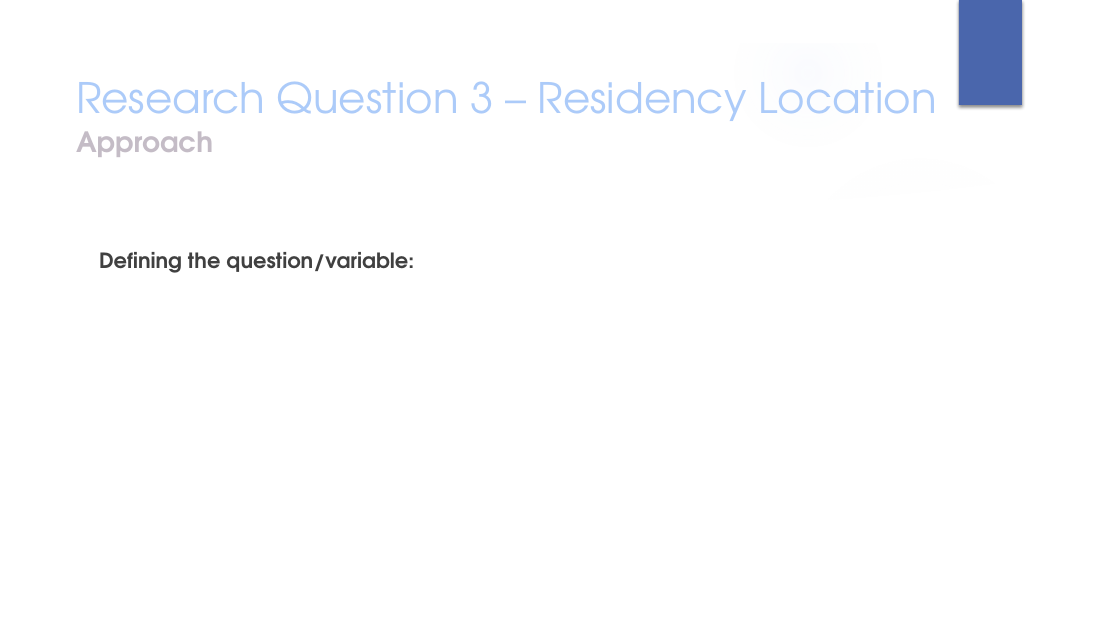
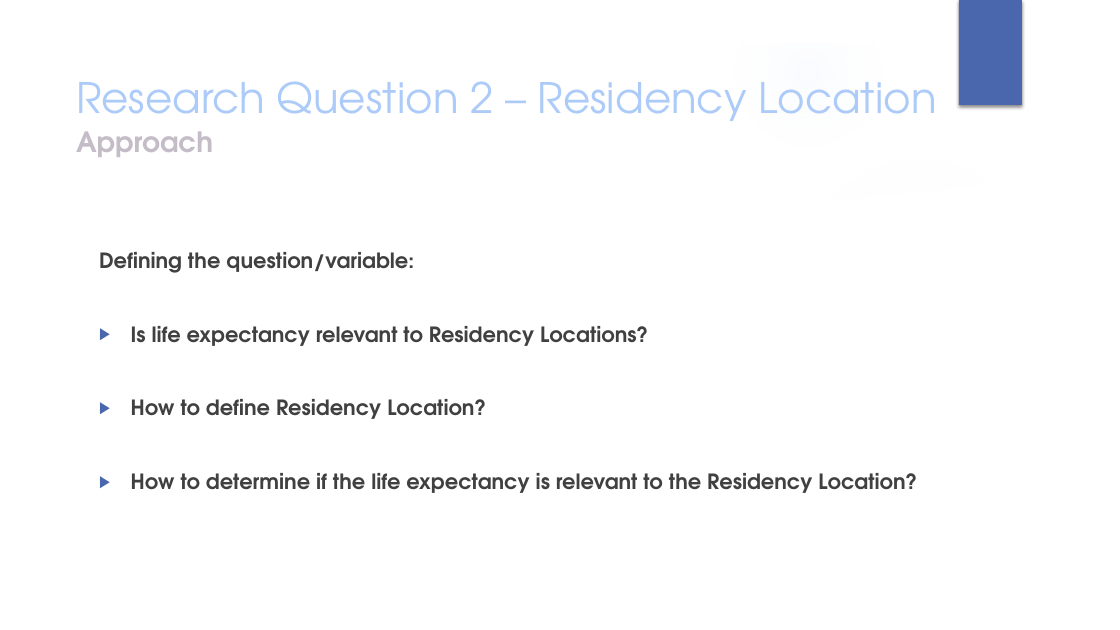
Before and after one commit to rachj14/project-one, a slide deck: slide 8 of Group-1-presentation.pptx (slide 9 before the commit). Drawn at 1120x630 pixels with LibreOffice and Linux fonts; fonts in the diff are those of the drawing; background and template pictures are left out. Boxes give left, top, right and bottom in pixels: in the first picture for what was removed or moved away, otherwise in the second. Text is boxed around its words. In the diff, an @@ line names an element or a change of style, - is before the commit and + after.

```diff
--- a/Group-1-presentation.pptx
+++ b/Group-1-presentation.pptx
@@ title at [76,81,936,133]: text changed @@
-Research Question 3 – Residency Location
+Research Question 2 – Residency Location
@@ text at [131,326,917,493]: paragraphs added @@
+▶ Is life expectancy relevant to Residency Locations?
+▶ How to define Residency Location?
+▶ How to determine if the life expectancy is relevant to the Residency Location?
```
Also in this commit, not shown: 13 other slides changed, 21 slides added, 1 other file.
